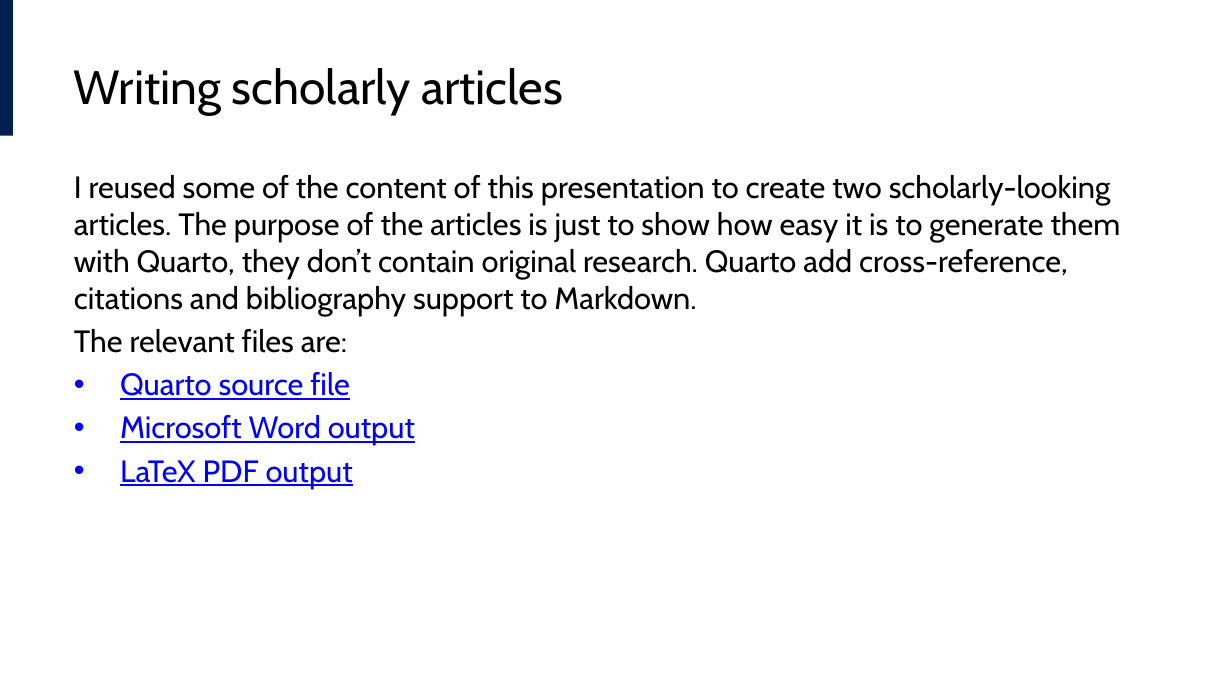
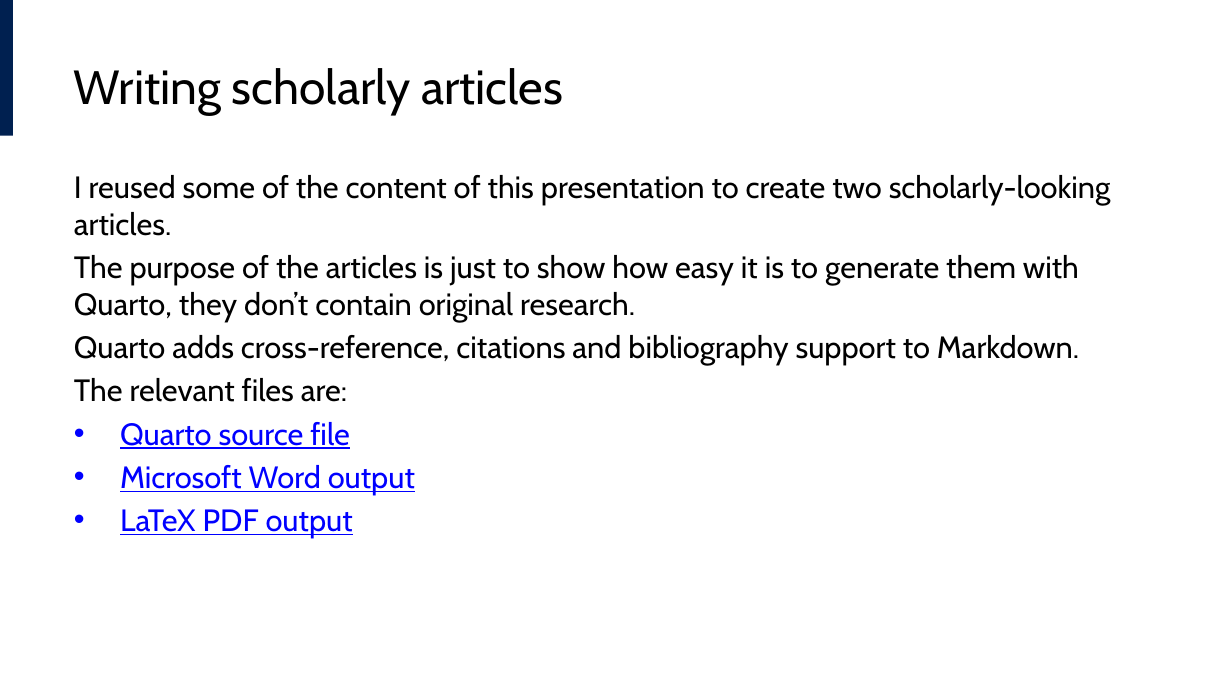
Before and after one commit to lucas-a-meyer/using-quarto, a slide deck: slide 33 of docs/presentation.pptx. Drawn at 1232x693 pixels with LibreOffice and Linux fonts; fonts in the diff are those of the drawing. Boxes give left, top, right and bottom in pixels: in the first picture for what was removed or moved away, otherwise in the second. Text is boxed around its words. In the diff, an @@ line names an element or a change of style, - is before the commit and + after.

```diff
--- a/docs/presentation.pptx
+++ b/docs/presentation.pptx
@@ text at (74,175,1111,365): text changed @@
-I reused some of the content of this presentation to create two scholarly-looking articles. The purpose of the articles is just to show how easy it is to generate them with Quarto, they don’t contain original research. Quarto add cross-reference, citations and bibliography support to Markdown.
+I reused some of the content of this presentation to create two scholarly-looking articles.
+The purpose of the articles is just to show how easy it is to generate them with Quarto, they don’t contain original research.
+Quarto adds cross-reference, citations and bibliography support to Markdown.
```
Also in this commit, not shown: 8 other slides changed, 27 other files.
